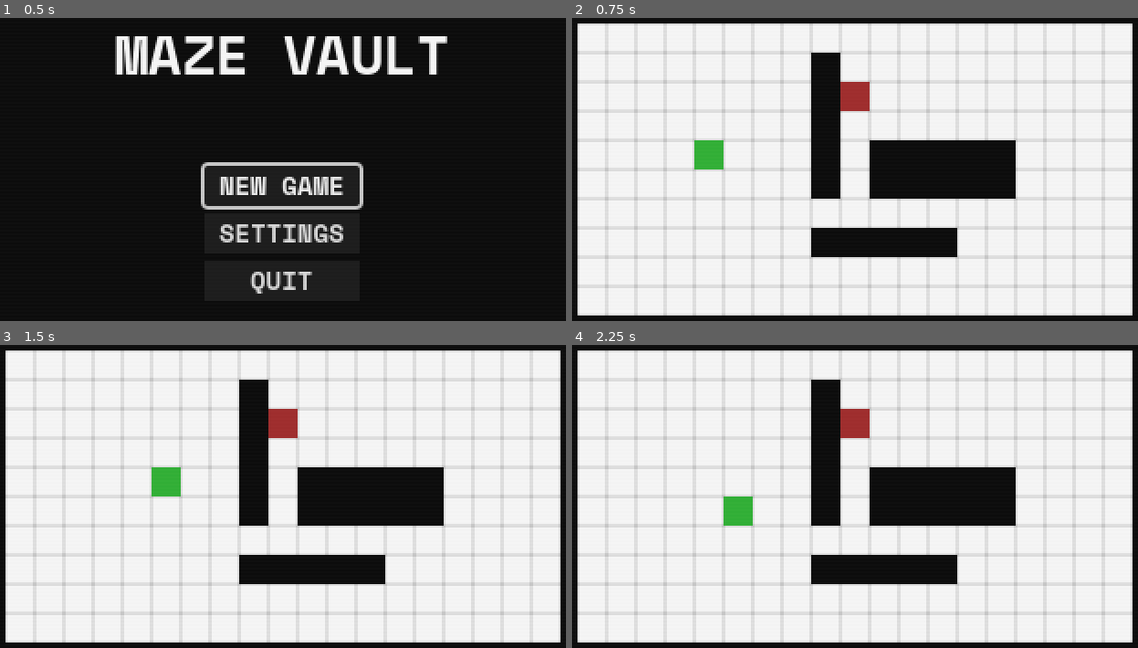
Above: before the commit, frames 1-4 (two rows, left to right).
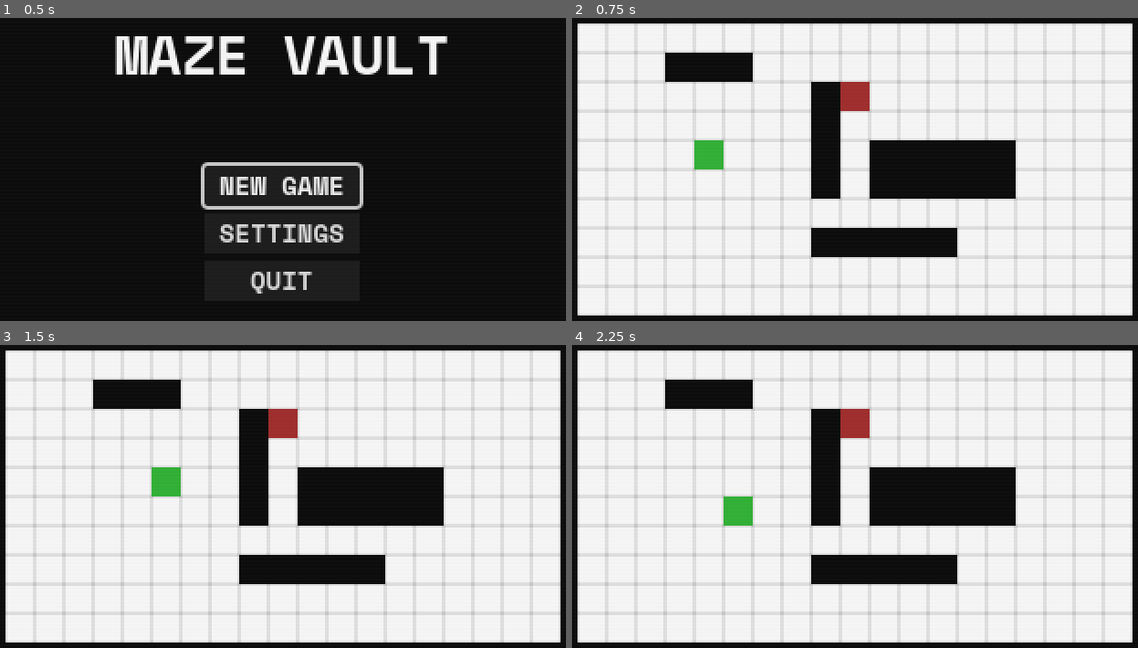
Above: after the commit, the same moments.

Repository: daredakke/maze-vault
Game: Godot game, scene res://scenes/game.tscn
The game is run twice, just before and just after one commit, with the same random seed, the same clock (stepped at 60 frames per second) and the same inputs.
Inputs:
- Up to frame 1 (0.5 s): no input
- Up to frame 2 (0.75 s): click "NEW GAME" at 0.5 s
- Up to frame 3 (1.5 s): tap Enter (ui_accept) at 1.25 s; hold Right (right) from 1.28 s (still down)
- Up to frame 4 (2.25 s): tap Enter (ui_accept) at 1.52, 2 s; release Right (right) at 2.03 s; hold Down (down) from 2.03 s (still down)

Frame 1 is identical in both runs. In frame 2, 2.0% of the frame differs, in the area x 16-48%, y 11-22%; in frame 3, 2.0%; in frame 4, 2.0%.

Commit message:
Update robot movement
Robots will move to last known player position before searching for the player.

Diff:
--- a/scenes/game.tscn
+++ b/scenes/game.tscn
@@ -71,13 +71,20 @@
 position = Vector2(208, 80)
 scale = Vector2(5, 1)
 
+[node name="Wall9" parent="Level/LevelTest/Walls" instance=ExtResource("5_b62s1")]
+position = Vector2(80, 32)
+scale = Vector2(3, 1)
+
 [node name="Wall8" parent="Level/LevelTest/Walls" instance=ExtResource("5_b62s1")]
 position = Vector2(208, 96)
 scale = Vector2(5, 1)
 
 [node name="Wall7" parent="Level/LevelTest/Walls" instance=ExtResource("5_b62s1")]
-position = Vector2(144, 64)
-scale = Vector2(1, 5)
+position = Vector2(144, 80)
+scale = Vector2(1, 3)
+
+[node name="Wall10" parent="Level/LevelTest/Walls" instance=ExtResource("5_b62s1")]
+position = Vector2(144, 48)
 
 [node name="Entities" type="Node2D" parent="Level/LevelTest"]
 
--- a/scenes/wall.tscn
+++ b/scenes/wall.tscn
@@ -5,7 +5,7 @@
 [sub_resource type="RectangleShape2D" id="RectangleShape2D_if7k4"]
 size = Vector2(16, 16)
 
-[node name="Wall" type="StaticBody2D" groups=["wall"]]
+[node name="Wall" type="StaticBody2D" groups=["obstacle", "wall"]]
 
 [node name="Sprite2D" type="Sprite2D" parent="."]
 modulate = Color(0, 0, 0, 1)
--- a/scripts/robot.gd
+++ b/scripts/robot.gd
@@ -7,6 +7,7 @@
 var is_controlled: bool = false
 var _collider = null
 var _count: int = 1
+var _moving_to_target: bool = false
 var _last_player_direction: Vector2
 var _steps_to_move: int = 0
 
@@ -33,28 +34,32 @@
 	if is_controlled:
 		return
 
-	for dir in directions:
-		while true:
-			player_ray.target_position = directions[dir] * (GRID_SIZE * _count)
-			player_ray.force_raycast_update()
+	if _moving_to_target:
+		if _steps_to_move > 0:
+			position += _last_player_direction * GRID_SIZE
+			_steps_to_move -= 1
+		else:
+			_moving_to_target = false
+	else:
+		for dir in directions:
+			while true:
+				player_ray.target_position = directions[dir] * (GRID_SIZE * _count)
+				player_ray.force_raycast_update()
 
-			_collider = player_ray.get_collider()
-			_count += 1
+				_collider = player_ray.get_collider()
+				_count += 1
 
-			if not _collider:
-				continue
+				if not _collider:
+					continue
 
-			if _collider.is_in_group("wall"):
-				_count = 1
-				break
+				if _collider.is_in_group("obstacle"):
+					_count = 1
+					break
 
-			if _collider.is_in_group("player"):
-				_steps_to_move = _count - 2
-				_count = 1
-				_last_player_direction = directions[dir]
-				position += _last_player_direction * GRID_SIZE
-				return
-
-	if _steps_to_move > 0:
-		position += _last_player_direction * GRID_SIZE
-		_steps_to_move -= 1
+				if _collider.is_in_group("player"):
+					_steps_to_move = _count - 2
+					_count = 1
+					_last_player_direction = directions[dir]
+					position += _last_player_direction * GRID_SIZE
+					_moving_to_target = true
+					return
